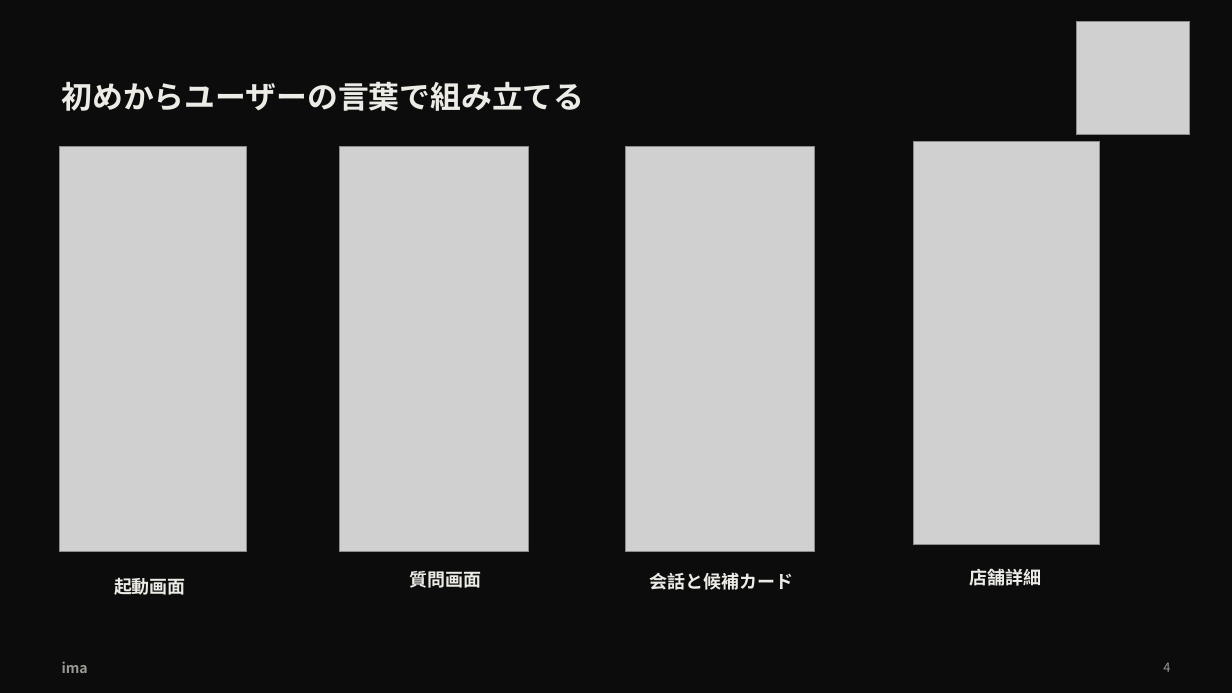
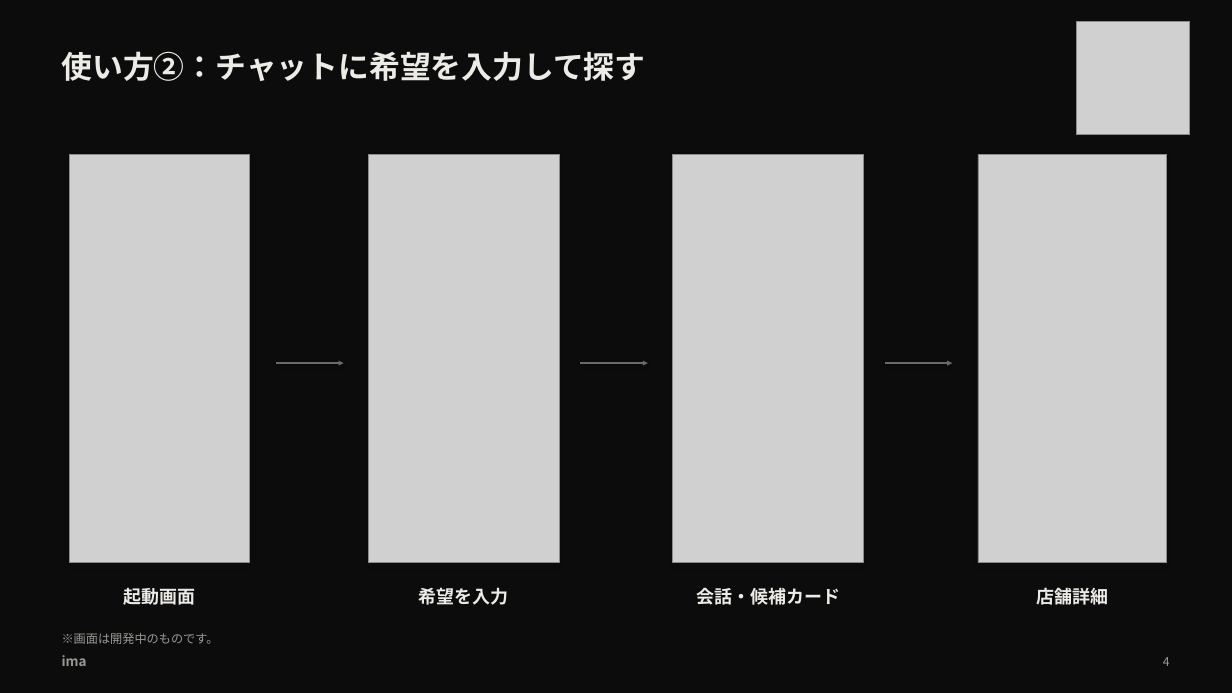
Before and after one commit to takapom/ima-app, a slide deck: slide 5 of docs/pitch/ima-pitch.pptx. Drawn at 1232x693 pixels with LibreOffice and Linux fonts; fonts in the diff are those of the drawing; grey boxes stand for pictures. Boxes give left, top, right and bottom in pixels: in the first picture for what was removed or moved away, otherwise in the second. Text is boxed around its words. In the diff, an @@ line names an element or a change of style, - is before the commit and + after.

```diff
--- a/docs/pitch/ima-pitch.pptx
+++ b/docs/pitch/ima-pitch.pptx
@@ text at box(62, 51, 646, 81): text changed @@
-初めからユーザーの言葉で組み立てる
+使い方②：チャットに希望を入力して探す
@@ picture: place and size @@
-picture at box(60, 147, 247, 552)
+picture at box(70, 154, 250, 563)
@@ rectangle added at box(70, 154, 250, 563), outline #2A2A2E 0.65 pt @@
@@ picture: place and size @@
-picture at box(340, 147, 530, 552)
+picture at box(369, 154, 560, 563)
@@ rectangle added at box(369, 154, 560, 563), outline #2A2A2E 0.65 pt @@
@@ picture: place and size @@
-picture at box(626, 147, 814, 552)
+picture at box(673, 154, 863, 563)
@@ rectangle added at box(673, 154, 863, 563), outline #2A2A2E 0.65 pt @@
@@ picture: place and size @@
-picture at box(914, 141, 1101, 544)
+picture at box(978, 154, 1166, 563)
@@ rectangle added at box(978, 154, 1166, 563), outline #2A2A2E 0.65 pt @@
@@ arrow added from (276, 363) to (344, 363), #6B6A66 1 pt @@
@@ arrow added from (580, 363) to (648, 363), #6B6A66 1 pt @@
@@ arrow added from (884, 363) to (953, 363), #6B6A66 1 pt @@
@@ text "起動画面": place and size @@
-text "起動画面" at box(114, 575, 186, 599)
+text "起動画面" at box(124, 584, 196, 608)
@@ text "起動画面" at box(124, 584, 196, 608): alignment left to centre; line spacing 21.4pt to 19.3pt @@
@@ text at box(419, 587, 509, 605): text changed @@
-質問画面
+希望を入力
@@ text at box(696, 587, 840, 605): text changed @@
-会話と候補カード
+会話・候補カード
@@ text "店舗詳細" at box(1036, 588, 1108, 605): alignment left to centre; line spacing 21.4pt to 19.3pt @@
@@ text "店舗詳細": place and size @@
-text "店舗詳細" at box(970, 569, 1042, 586)
+text "店舗詳細" at box(1036, 588, 1108, 605)
@@ text "ima" at box(62, 655, 87, 666): size 11 to 10.5 pt; line spacing 16.9pt to 12.6pt @@
@@ text added at box(62, 633, 219, 644), 9.5 pt, text #9A9993 @@
+※画面は開発中のものです。
@@ text "4" at box(1163, 657, 1170, 666): size 10 to 9.5 pt; alignment left to right; line spacing 14.6pt to 11.4pt @@
```
Also in this commit, not shown: 7 other slides changed.
